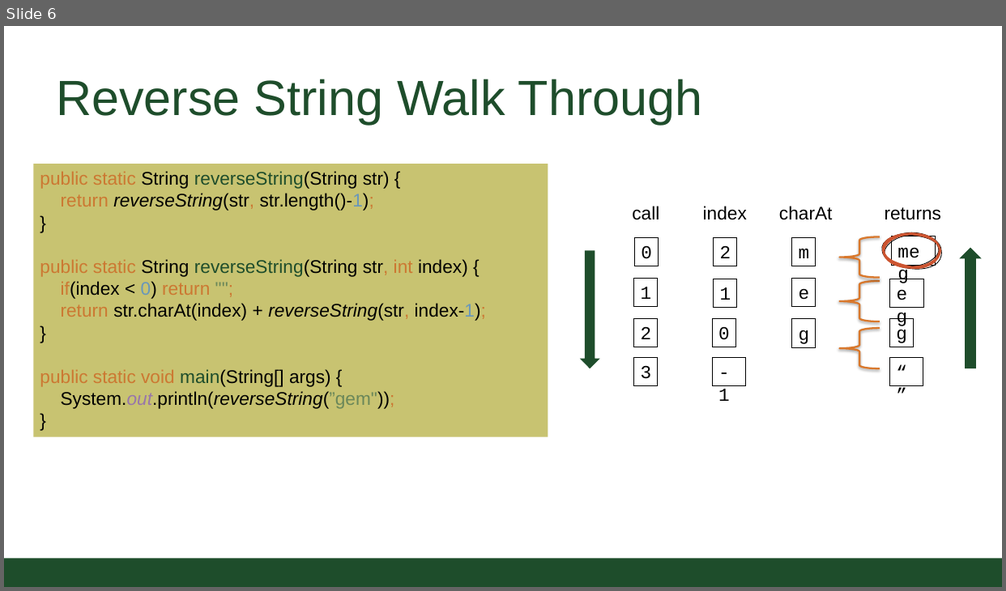
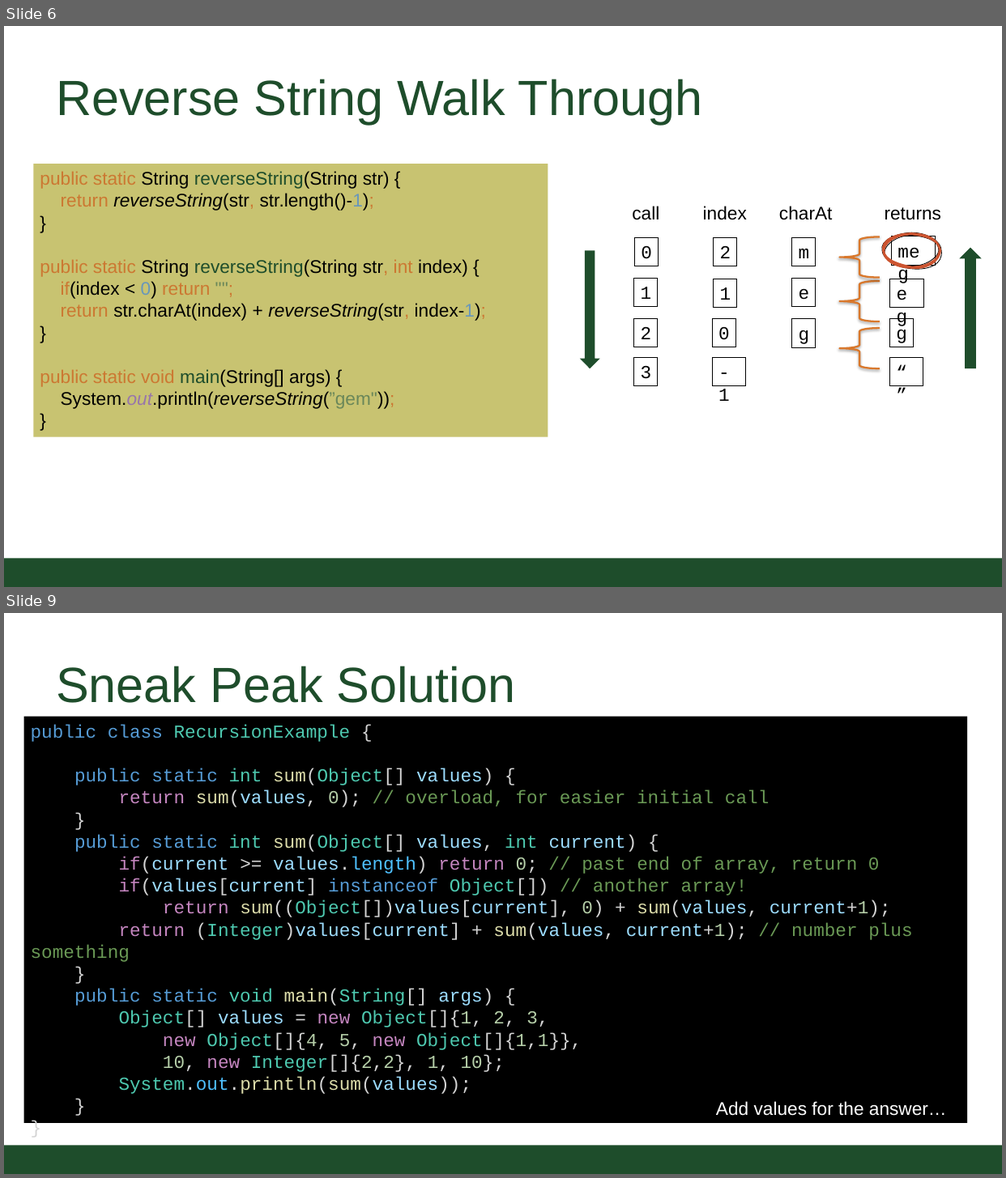
Before and after one commit to CSU-CompSci-CS163-4/Handouts, a slide deck: slides/On-Campus/10_03_IntrotoRecursion.pptx. Shown one above the other, each under a label of ours: slide 6 before the commit, slides 6 and 9 after it; the slides between them are not shown. The pictures are 1006x591 and 1006x1178 pixels, drawn with LibreOffice and Linux fonts; fonts in the diff are those of the drawing; background and template pictures are left out. Boxes give left, top, right and bottom in pixels: in the first picture for what was removed or moved away, otherwise in the second. Text is boxed around its words. In the diff, an @@ line names an element or a change of style, - is before the commit and + after.

Commit message:
sneak peak added for recursion

```diff
--- a/slides/On-Campus/10_03_IntrotoRecursion.pptx
+++ b/slides/On-Campus/10_03_IntrotoRecursion.pptx
@@ slide 9 added at (x1=4, y1=613, x2=1002, y2=1174), background #FFFFFF; not listed: 1 template element that a slide beside it also shows @@
@@ title added at (x1=56, y1=666, x2=516, y2=703), 54 pt, text #1E4D2B @@
+Sneak Peak Solution
@@ rectangle added at (x1=23, y1=717, x2=968, y2=1123), fill #000000, 20 pt, text #9CDCFE @@
+public class RecursionExample {
+public static int sum(Object[] values) {
+return sum(values, 0); // overload, for easier initial call
+}
+public static int sum(Object[] values, int current) {
+if(current >= values.length) return 0; // past end of array, return 0
+if(values[current] instanceof Object[]) // another array!
+return sum((Object[])values[current], 0) + sum(values, current+1);
+return (Integer)values[current] + sum(values, current+1); // number plus something
+}
+public static void main(String[] args) {
+Object[] values = new Object[]{1, 2, 3,
+new Object[]{4, 5, new Object[]{1,1}},
+10, new Integer[]{2,2}, 1, 10};
+System.out.println(sum(values));
+}
+}
@@ text added at (x1=716, y1=1101, x2=947, y2=1116), 20 pt, text #FFFFFF @@
+Add values for the answer…
```
Also in this commit, not shown: 1 slide changed, 1 other slide added, 2 other files.
